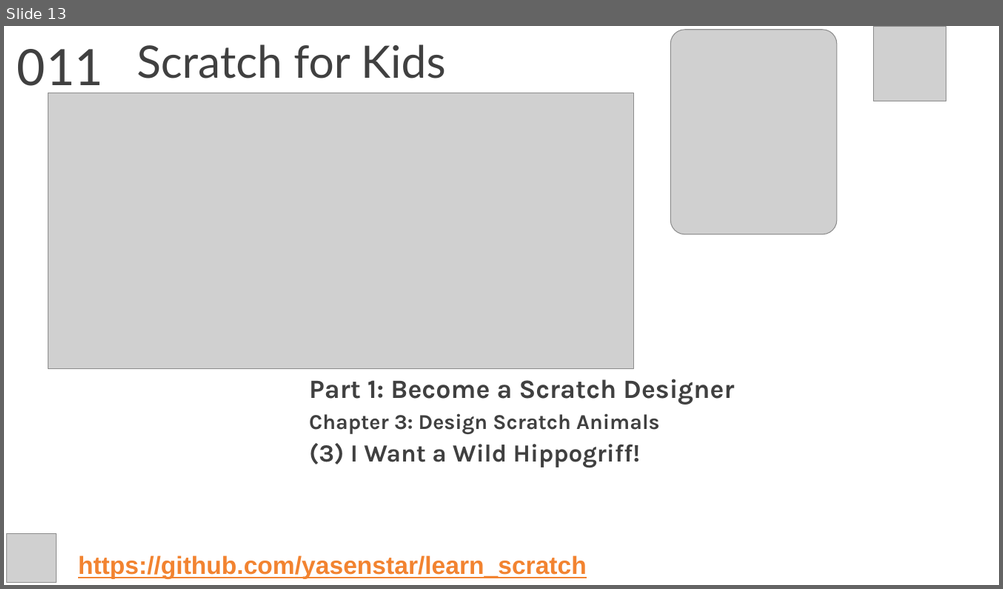
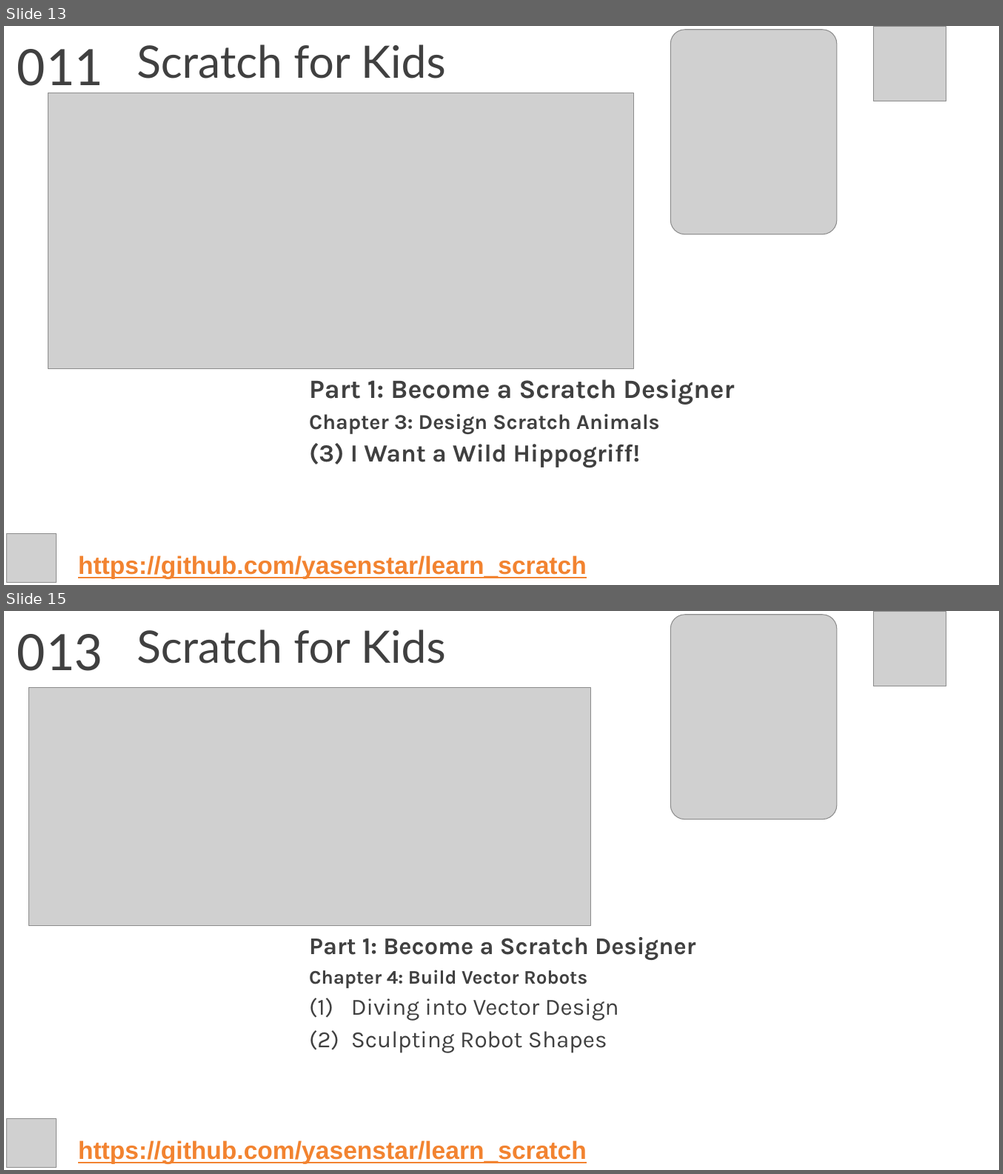
Before and after one commit to yasenstar/learn_scratch, a slide deck: scratch4kids/Scratch4Kids.pptx. Shown one above the other, each under a label of ours: slide 13 before the commit, slides 13 and 15 after it; the slides between them are not shown. The pictures are 1003x589 and 1003x1174 pixels, drawn with LibreOffice and Linux fonts; fonts in the diff are those of the drawing; grey boxes stand for pictures; background and template pictures are left out. Boxes give left, top, right and bottom in pixels: in the first picture for what was removed or moved away, otherwise in the second. Text is boxed around its words. In the diff, an @@ line names an element or a change of style, - is before the commit and + after.

```diff
--- a/scratch4kids/Scratch4Kids.pptx
+++ b/scratch4kids/Scratch4Kids.pptx
@@ slide 15 added at box(4, 611, 999, 1170), background picture (left out) @@
@@ title added at box(136, 629, 446, 664), 43.2 pt, text #404040 @@
+Scratch for Kids
@@ picture added at box(670, 615, 836, 820) @@
@@ picture added at box(874, 612, 946, 686) @@
@@ text added at box(17, 634, 102, 671), 54 pt, text #404040 @@
+013
@@ picture added at box(28, 688, 590, 925) @@
@@ subtitle added at box(309, 937, 696, 1054), 22.5 pt, text #404040, bold @@
+Part 1: Become a Scratch Designer
+Chapter 4: Build Vector Robots
+(1) Diving into Vector Design
+(2) Sculpting Robot Shapes
@@ picture added at box(7, 1119, 57, 1168) @@
@@ text added at box(78, 1141, 586, 1165), 24 pt, text #F28330, bold, underline @@
+https://github.com/yasenstar/learn_scratch
```
Also in this commit, not shown: 1 slide changed, 2 other slides added, 1 other file.
